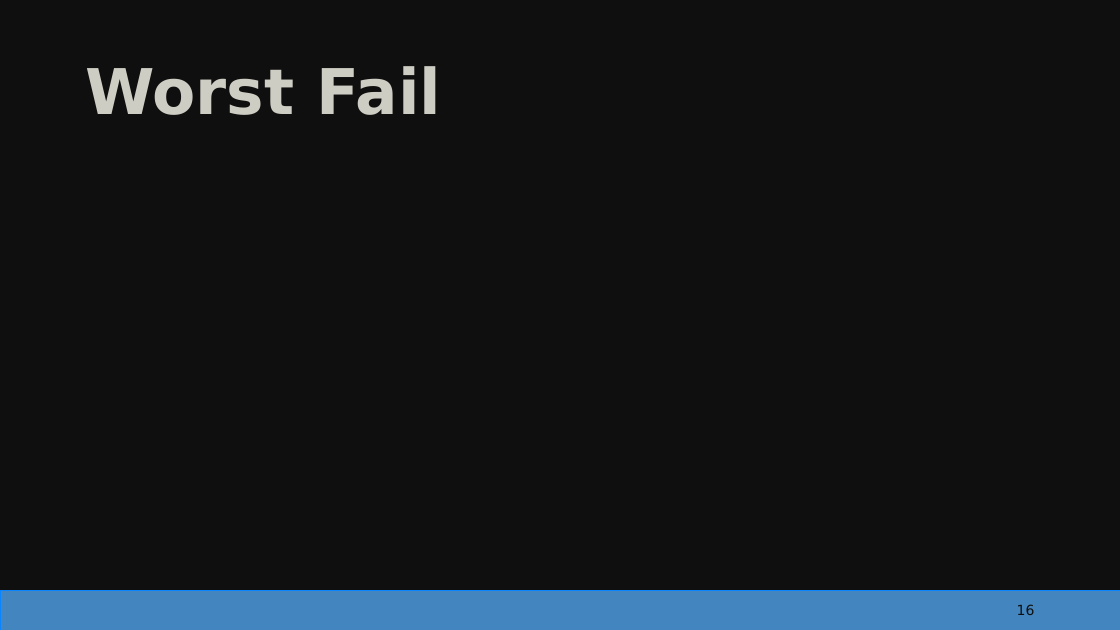
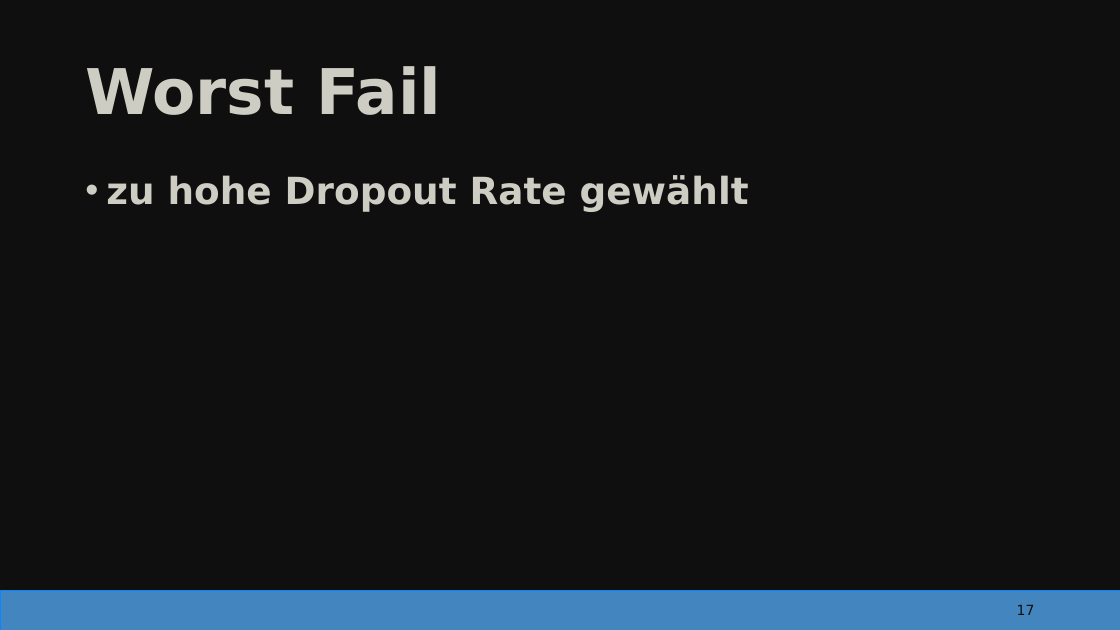
Before and after one commit to danielmeisinger/group-4, a slide deck: slide 17 of 4_Presentation/2024-01-09_presentation.pptx (slide 16 before the commit). Drawn at 1120x630 pixels with LibreOffice and Linux fonts; fonts in the diff are those of the drawing. Boxes give left, top, right and bottom in pixels: in the first picture for what was removed or moved away, otherwise in the second. Text is boxed around its words. In the diff, an @@ line names an element or a change of style, - is before the commit and + after.

```diff
--- a/4_Presentation/2024-01-09_presentation.pptx
+++ b/4_Presentation/2024-01-09_presentation.pptx
@@ text added at bbox=[106, 175, 749, 212], 32 pt, text #CECDC3, bold @@
+• zu hohe Dropout Rate gewählt
@@ page number at bbox=[1017, 605, 1035, 615]: text changed @@
-16
+17
```
Also in this commit, not shown: 1 slide added.
